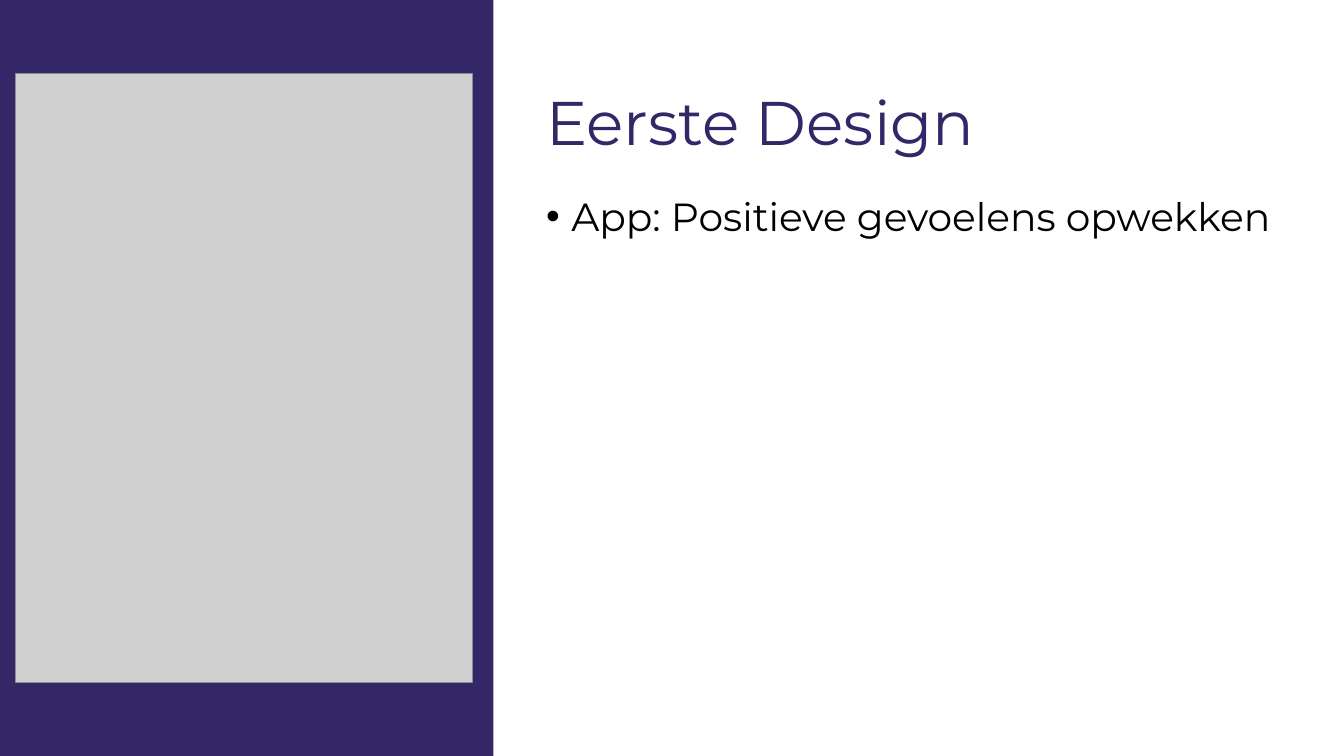
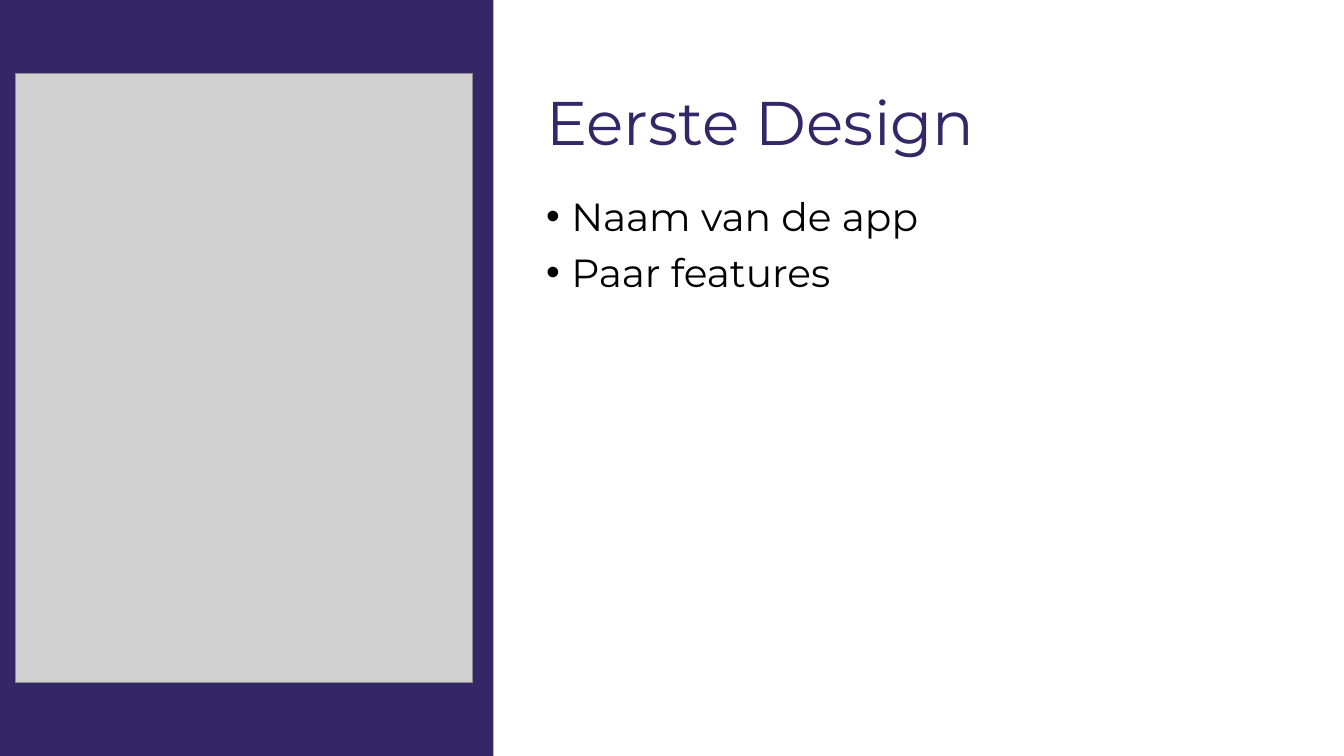
Before and after one commit to gdmgent-1819-mobdev2/positive-design-project-aura, a slide deck: slide 3 of research/AURA.pptx. Drawn at 1344x756 pixels with LibreOffice and Linux fonts; fonts in the diff are those of the drawing; grey boxes stand for pictures. Boxes give left, top, right and bottom in pixels: in the first picture for what was removed or moved away, otherwise in the second. Text is boxed around its words. In the diff, an @@ line names an element or a change of style, - is before the commit and + after.

Commit message:
pptx done

```diff
--- a/research/AURA.pptx
+++ b/research/AURA.pptx
@@ text at (571,202,918,288): text changed @@
-• App: Positieve gevoelens opwekken
+• Naam van de app
+• Paar features
```
Also in this commit, not shown: 1 other slide changed, 6 slides added, 2 slides removed, 5 other files.
